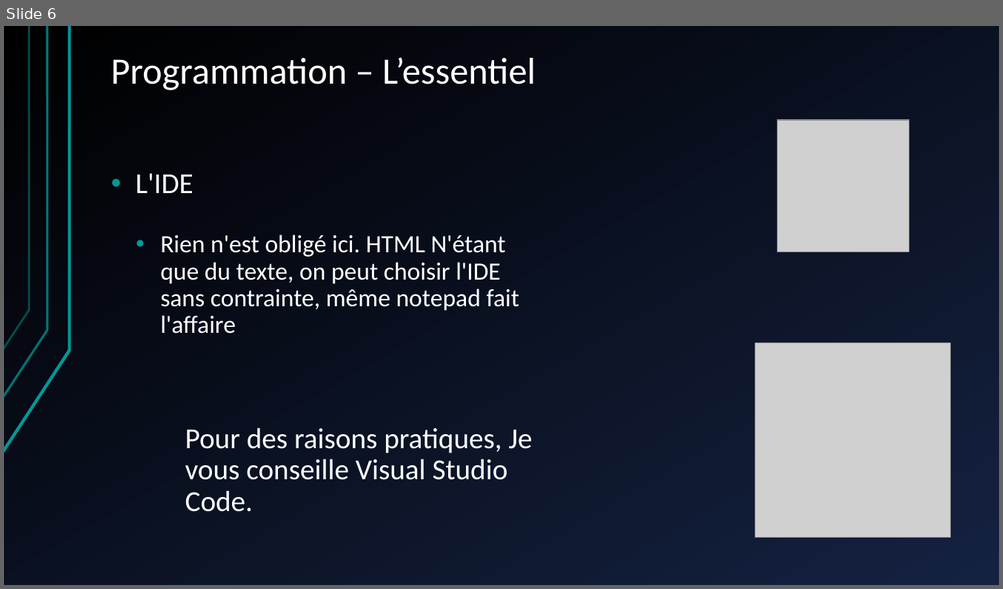
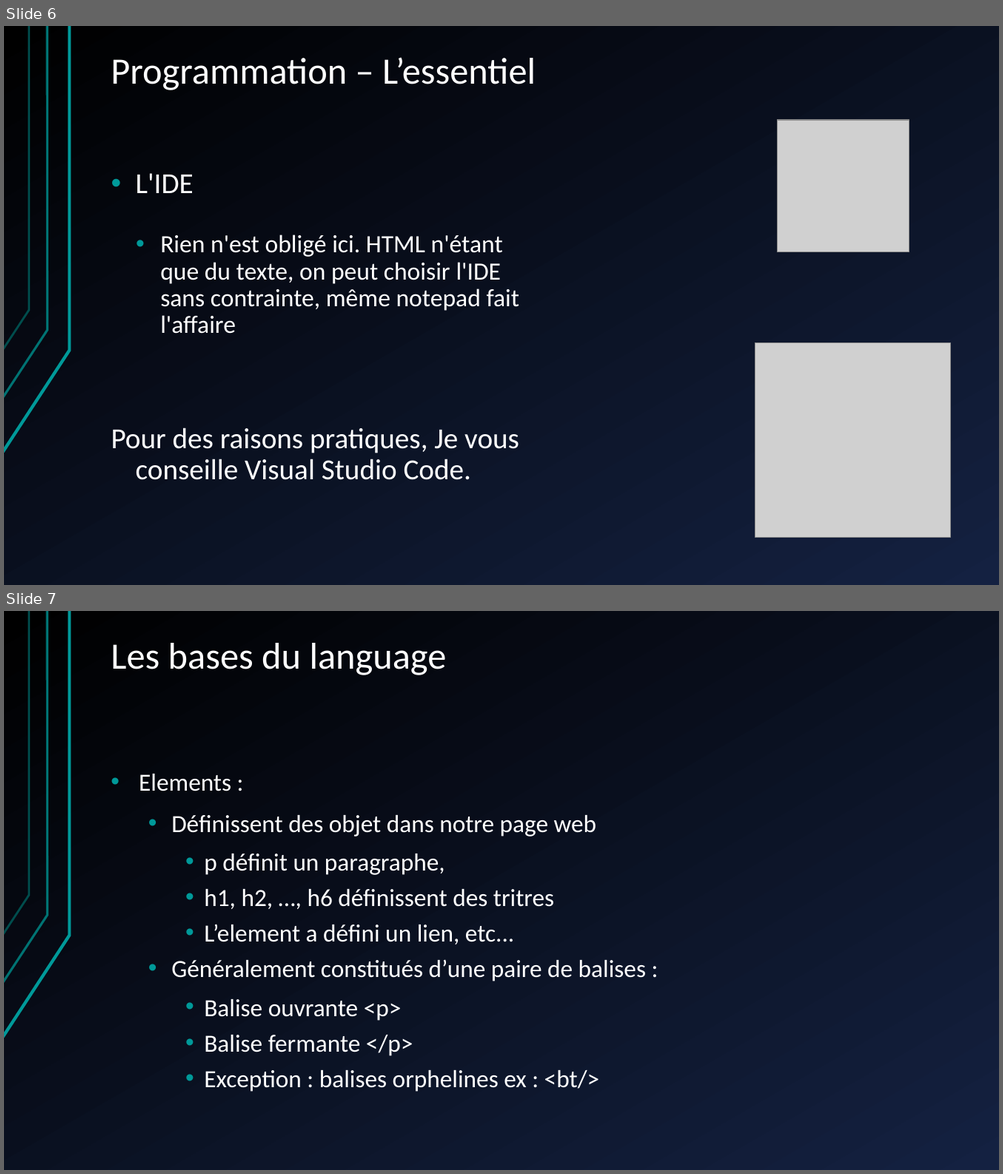
Before and after one commit to shyne99/formation-web, a slide deck: Seance 1 HTML CSS PHP.ppt. Shown one above the other, each under a label of ours: slide 6 before the commit, slides 6 and 7 after it. The pictures are 1003x589 and 1003x1174 pixels, drawn with LibreOffice and Linux fonts; fonts in the diff are those of the drawing; grey boxes stand for pictures. Boxes give left, top, right and bottom in pixels: in the first picture for what was removed or moved away, otherwise in the second. Text is boxed around its words. In the diff, an @@ line names an element or a change of style, - is before the commit and + after.

```diff
--- a/Seance 1 HTML CSS PHP.ppt
+++ b/Seance 1 HTML CSS PHP.ppt
@@ slide 7 added at box(4, 611, 999, 1170), background gradient #142141 to #000000; not listed: 3 template elements that a slide beside it also shows @@
@@ title added at box(111, 643, 447, 675), 36 pt, text #FFFFFF @@
+Les bases du language
@@ text added at box(139, 774, 646, 1092), 23.8 pt, text #FFFFFF @@
+• Elements :
+  • Définissent des objet dans notre page web
+    • p définit un paragraphe,
+    • h1, h2, …, h6 définissent des tritres
+    • L’element a défini un lien, etc...
+  • Généralement constitués d’une paire de balises :
+    • Balise ouvrante <p>
+    • Balise fermante </p>
+    • Exception : balises orphelines ex : <bt/>
@@ slide 6 changed as well @@
@@ background gradient #000000 to #142141 to gradient #142141 to #000000 @@
@@ text at box(160, 235, 520, 334): text changed @@
-  • Rien n'est obligé ici. HTML N'étant que du texte, on peut choisir l'IDE sans contrainte, même notepad fait l'affaire
+  • Rien n'est obligé ici. HTML n'étant que du texte, on peut choisir l'IDE sans contrainte, même notepad fait l'affaire
@@ text at box(111, 428, 519, 480): indent changed @@
```
Also in this commit, not shown: 18 other slides changed, 1 other slide added, 2 slides removed, 2 other files.
